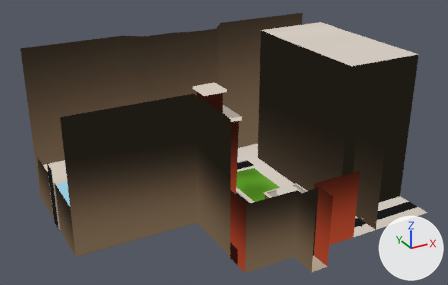
What one commit did to the Blender file assets/models/city.blend.
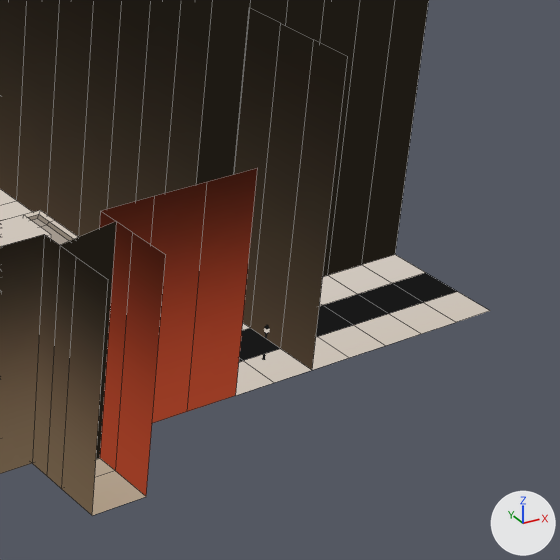
Old and new are each drawn whole from a camera (50 mm lens) standing at (-244.2, -349.0, 271.3) and looking at (-19.1, 60.4, 66.5) and again close up on the part from 64% to 100% of the width and 43% to 100% of the height. The lights are fixed; the arrows at lower right show +X, +Y and +Z. The older version's two pictures come first. The close-ups show mesh edges as thin lines.
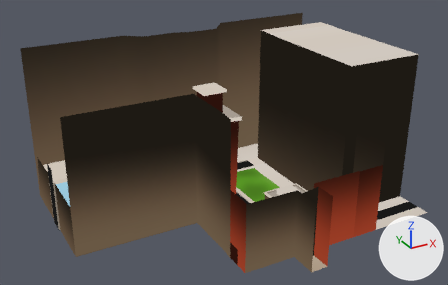
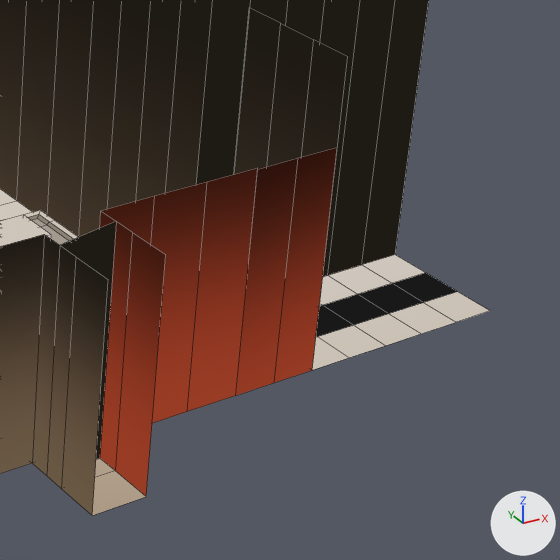
Diff of the bpy script that builds the scene:
```diff
--- a/assets/models/city.blend.py
+++ b/assets/models/city.blend.py
@@ me_plane @@
 # used by ob_plane; location = (0.0, 0.0, 3.5); scale = (50.0, 50.0, 25.9)
 # verts and faces of me_plane; kept vertices keep their numbers, new ones are numbered from 843
 # before: 13 (1.0, -0.56, 0.0) at pixel (235, 395), 702 (1.23, -0.56, 0.0) at pixel (274, 382), 703 (1.46, -0.56, 0.0) at pixel (312, 370)
-me_plane.from_pydata(...)  # 843 vertices, 792 faces; spans x -3.06..2.62, y -1.0..3.34, z -0.02..5.25
+me_plane.from_pydata(...)  # 846 vertices, 794 faces; spans x -3.06..2.62, y -1.0..3.34, z -0.02..5.25
+# me_plane part 1
+for new, old in zip([843, 844, 845], [13, 702, 703]): verts[new] = verts[old] + (0.0, 0.0, 2.26)
+faces += [(702, 844, 845, 703), (13, 843, 844, 702)]  # smooth
 me_plane.materials.append(mat_material_001)
```

Location of each change, [x1, y1, x2, y2] in pixels of the close-ups (560 x 560 px):
part 1 of me_plane, added (red)
    after: [236, 147, 337, 395]
